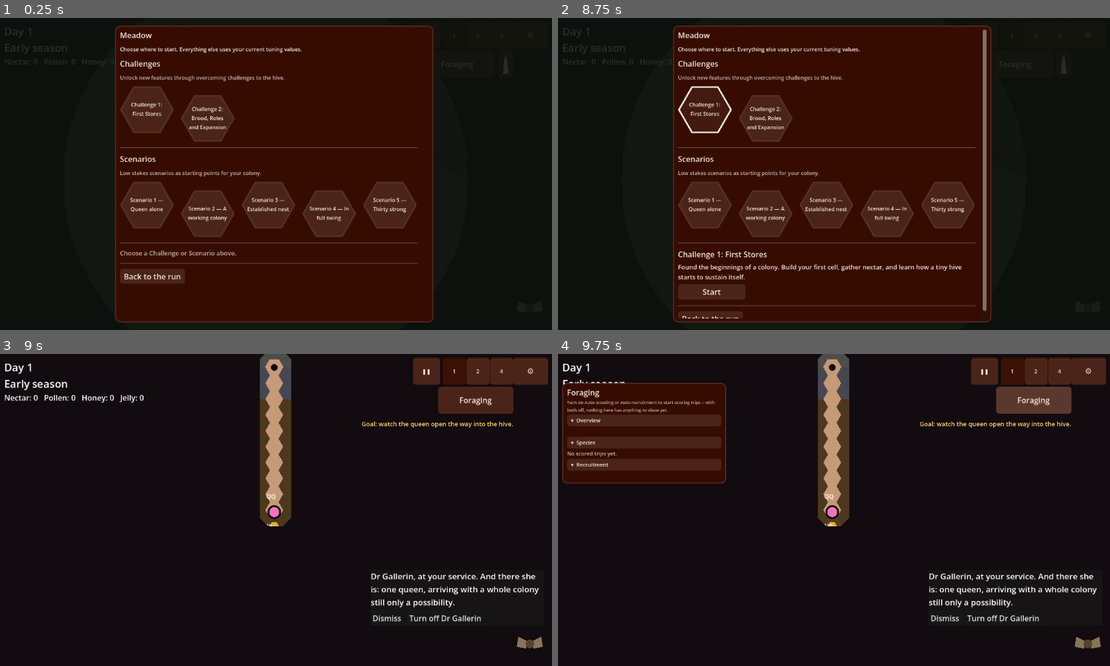
Above: before the commit, frames 1-4 (two rows, left to right).
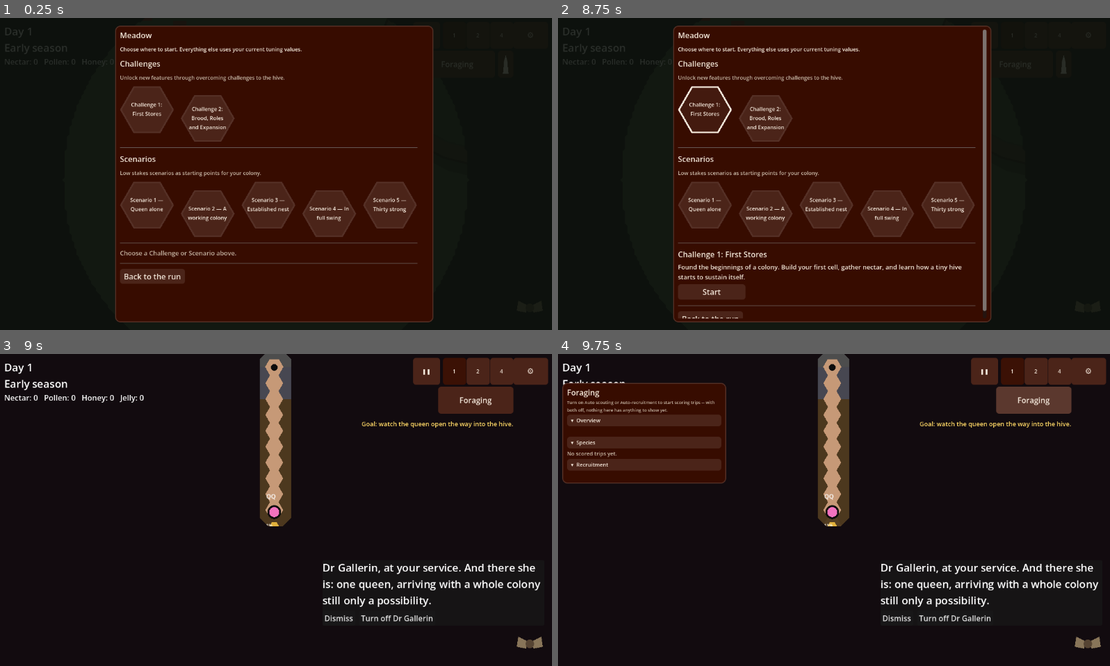
Above: after the commit, the same moments.

Repository: wonderburg7/meadow
Game: Godot game, scene res://scenes/Main.tscn
The game is run twice, just before and just after one commit, with the same random seed, the same clock (stepped at 60 frames per second) and the same inputs.
Inputs (mouse positions are in pixels of both pictures, inside the frame that each line leads up to):
- Up to frame 1 (0.25 s): no input
- Up to frame 2 (8.75 s): click (1087, 308) at 0.5 s; click "❚❚" at 1.25 s; click "1" at 2 s; click "2" at 2.75 s; click "4" at 3.5 s; click (949, 64) at 4.27 s; click (966, 64) at 5.02 s; click "Foraging" at 5.75 s; click (1065, 64) at 6.52 s; click "⚙" at 7.25 s; click (707, 108) at 8.02 s
- Up to frame 3 (9 s): click "Start" at 8.75 s
- Up to frame 4 (9.75 s): click "Foraging" at 9.5 s

Frames 1-2 are identical in both runs. In frame 3, 2.2% of the frame differs, in the area x 58-98%, y 67-86%; in frame 4, 2.2%.

Commit message:
UI-I: Dr Gallerin bubble bigger, persistent, text-scale-aware
Widens the bubble and its text, scales the text with Session.text_scale,
and removes the auto-hide timer -- Dismiss/Turn off are now the only way
to close it, and a new prompt always replaces whatever is showing rather
than being silently dropped.

Co-Authored-By: Claude Sonnet 5 <noreply@anthropic.com>

Diff:
--- a/scripts/gallerin_panel.gd
+++ b/scripts/gallerin_panel.gd
@@ -26,8 +26,8 @@
 
 const ICON_SIZE := Vector2(60, 60)
 const ICON_MARGIN := 16.0
-const BUBBLE_WIDTH := 360.0
-const BUBBLE_TEXT_SIZE := 17
+const BUBBLE_WIDTH := 460.0
+const BUBBLE_TEXT_SIZE := 22
 
 ## The reserved bottom-right footprint every other tray subtracts --
 ## the bubble, not the icon, is the widest thing that can appear in this
@@ -36,17 +36,10 @@
 ## slice 3).
 const RESERVE_WIDTH := BUBBLE_WIDTH + ICON_MARGIN
 const BUBBLE_GAP := 8.0
-const BUBBLE_SECONDS := 6.0
-## The first line of a sub-stage (its "welcome" prompt) is meant to be
-## read without having to rush for it -- see TUTORIAL_PLAN.md's timing
-## pattern -- so it lingers a little longer than a hint or a completion
-## line does.
-const BUBBLE_SECONDS_WELCOME := 9.0
 
 var _icon_button: Button
 var _bubble: PanelContainer
 var _bubble_label: Label
-var _bubble_timer: float = 0.0
 var _hovering_icon: bool = false
 var _hovering_bubble: bool = false
 var _last_message: String = ""
@@ -75,11 +68,6 @@
 func _process(delta: float) -> void:
 	_stage_elapsed += delta
 	_fire_due_prompts()
-
-	if _bubble.visible and not _hovering_bubble and not _hovering_icon:
-		_bubble_timer -= delta
-		if _bubble_timer <= 0.0:
-			_bubble.visible = false
 
 # --- building the UI -------------------------------------------------
 
@@ -145,7 +133,7 @@
 	_bubble_label = Label.new()
 	_bubble_label.autowrap_mode = TextServer.AUTOWRAP_WORD_SMART
 	_bubble_label.custom_minimum_size = Vector2(BUBBLE_WIDTH - 28.0, 0)
-	_bubble_label.add_theme_font_size_override("font_size", BUBBLE_TEXT_SIZE)
+	_bubble_label.add_theme_font_size_override("font_size", int(round(BUBBLE_TEXT_SIZE * Session.text_scale)))
 	column.add_child(_bubble_label)
 
 	var row := HBoxContainer.new()
@@ -165,7 +153,7 @@
 func _on_icon_pressed() -> void:
 	if _last_message.is_empty():
 		return
-	_show_bubble(_last_message, BUBBLE_SECONDS)
+	_show_bubble(_last_message)
 
 func _on_disable_pressed() -> void:
 	Session.gallerin_enabled = false
@@ -196,8 +184,7 @@
 		return
 	if id != "":
 		_shown_ids[id] = true
-	var seconds: float = BUBBLE_SECONDS_WELCOME if prompt.get("trigger", "") == "welcome" else BUBBLE_SECONDS
-	_show_bubble(str(prompt.get("text", "")), seconds)
+	_show_bubble(str(prompt.get("text", "")))
 
 func _fire_due_prompts() -> void:
 	if _queue.is_empty():
@@ -209,10 +196,9 @@
 	while not _queue.is_empty() and float(_queue[0].get("delay", 0.0)) <= _stage_elapsed:
 		show_now(_queue.pop_front())
 
-func _show_bubble(text: String, seconds: float) -> void:
+func _show_bubble(text: String) -> void:
 	if not Session.gallerin_enabled:
 		return
 	_last_message = text
 	_bubble_label.text = text
 	_bubble.visible = true
-	_bubble_timer = seconds
Not shown, changed: NEXTSTEPS.md
Not shown, changed: checks/ready.md
Not shown, changed: plans/now/ui.md
